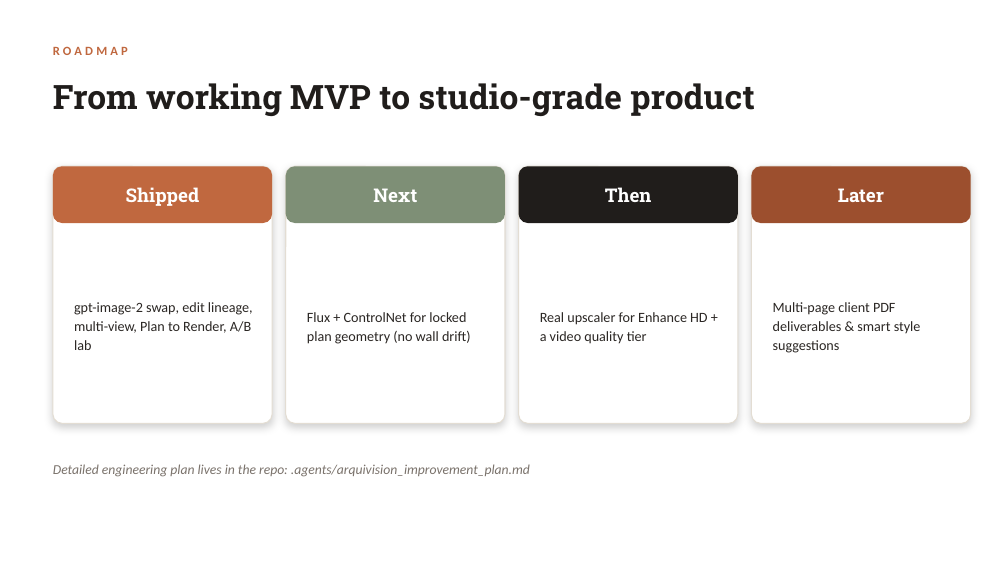
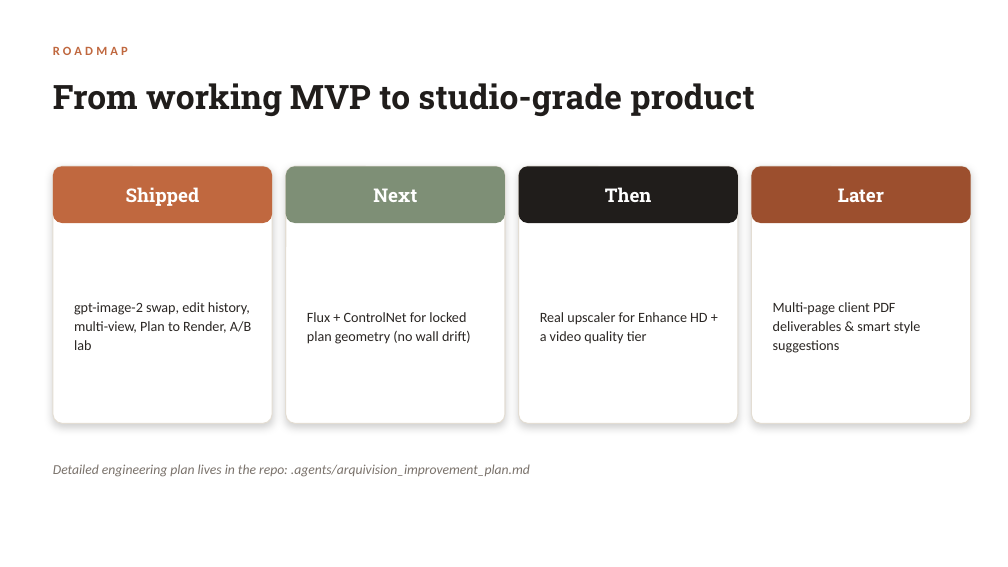
Before and after one commit to bendervintimilla/arquivision, a slide deck: slide 10 of submission/ArquiVision_AI_Final_Presentation.pptx (slide 11 before the commit). Drawn at 1008x567 pixels with LibreOffice and Linux fonts; fonts in the diff are those of the drawing. Boxes give left, top, right and bottom in pixels: in the first picture for what was removed or moved away, otherwise in the second. Text is boxed around its words. In the diff, an @@ line names an element or a change of style, - is before the commit and + after.

```diff
--- a/submission/ArquiVision_AI_Final_Presentation.pptx
+++ b/submission/ArquiVision_AI_Final_Presentation.pptx
@@ text at [74,302,251,350]: text changed @@
-gpt-image-2 swap, edit lineage, multi-view, Plan to Render, A/B lab
+gpt-image-2 swap, edit history, multi-view, Plan to Render, A/B lab
```
Also in this commit, not shown: 5 other slides changed, 1 slide removed, 2 other files.
